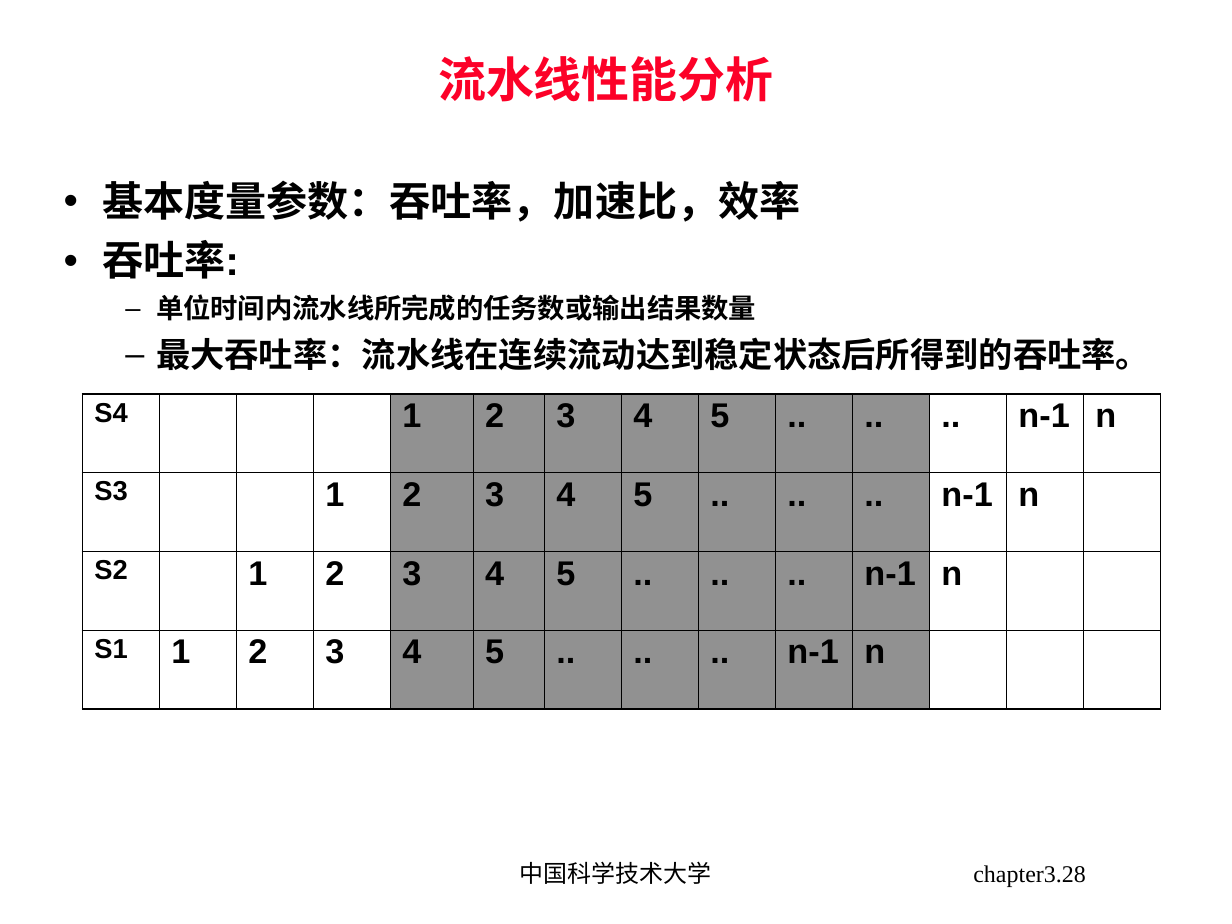
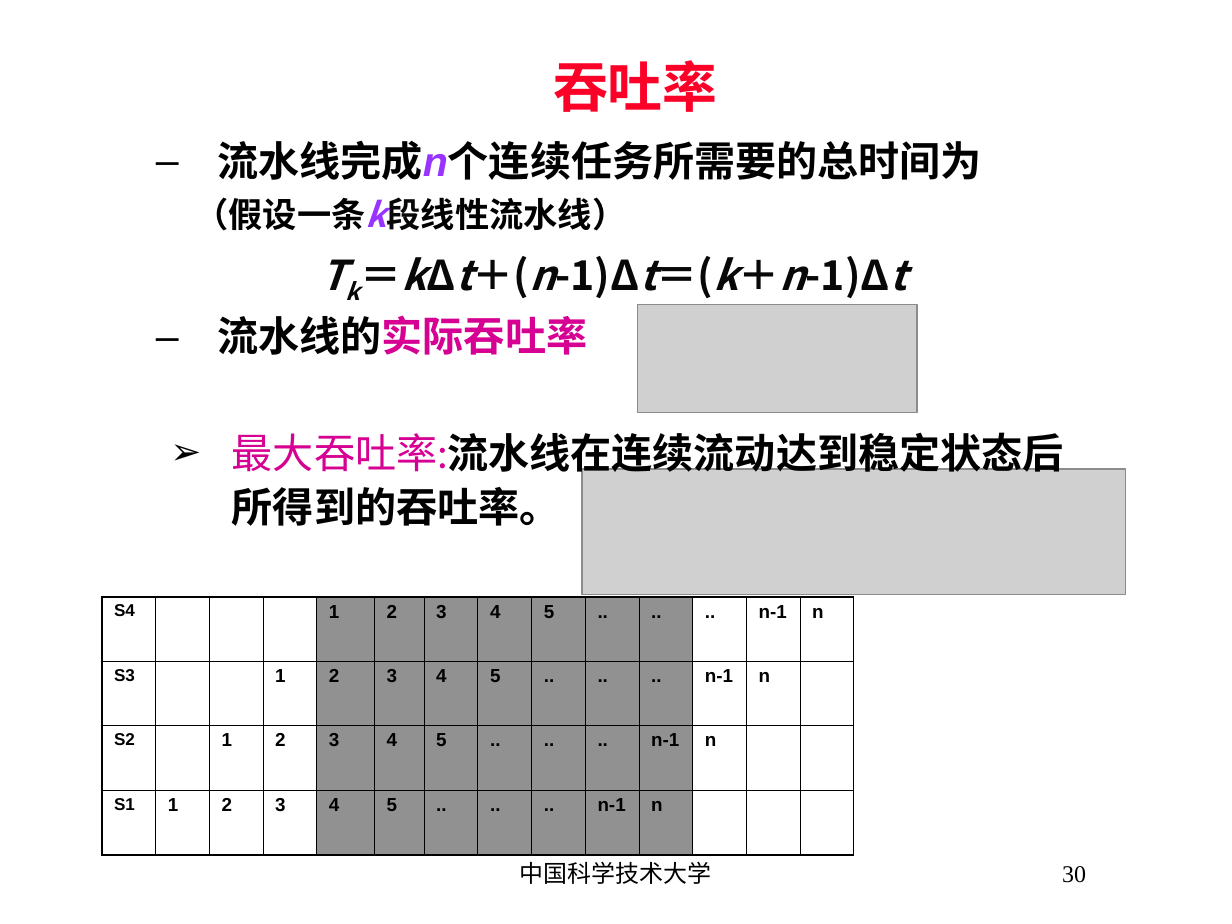
Before and after one commit to blindFS/ca2015, a slide deck: slide 30 of handouts/chapter03.ppt (slide 28 before the commit). Drawn at 1232x924 pixels with LibreOffice and Linux fonts; fonts in the diff are those of the drawing; grey boxes stand for pictures. Boxes give left, top, right and bottom in pixels: in the first picture for what was removed or moved away, otherwise in the second. Text is boxed around its words. In the diff, an @@ line names an element or a change of style, - is before the commit and + after.

Commit message:
ppt

```diff
--- a/handouts/chapter03.ppt
+++ b/handouts/chapter03.ppt
@@ title removed at (438,56,773,102) @@
-流水线性能分析
@@ title added at (553,60,717,112), 32 pt, text #FC0128, bold @@
+吞吐率
@@ text added at (194,140,982,355), 24 pt, text #000000, bold @@
+  – 流水线完成n个连续任务所需要的总时间为
+    （假设一条k段线性流水线）
+  Tk＝kΔt＋(n-1)Δt＝(k＋n-1)Δt
+  – 流水线的实际吞吐率
@@ text removed at (102,180,1150,370) @@
-• 基本度量参数：吞吐率，加速比，效率
-• 吞吐率:
-  – 单位时间内流水线所完成的任务数或输出结果数量
-  – 最大吞吐率：流水线在连续流动达到稳定状态后所得到的吞吐率。
@@ picture added at (638,304,918,413) @@
@@ text added at (232,432,1064,526), 24 pt, text #000000, bold @@
+  ➢ 最大吞吐率:流水线在连续流动达到稳定状态后所得到的吞吐率。
@@ picture added at (582,469,1125,595) @@
@@ table at (102,598,860,855) @@
@@ size 16 to 10 pt in "S4", "S3", "S2", "S1" @@
@@ size 20 to 11 pt in "1", "2", "3", "4" and 36 more places @@
@@ less space between paragraphs @@
@@ table: place and size @@
-table at (83,394,1161,710)
+table at (102,598,860,855)
@@ page number at (1062,866,1086,883): text changed @@
-chapter3.28
+30
```
Also in this commit, not shown: 56 other slides changed, 8 slides added, 4 slides removed.
